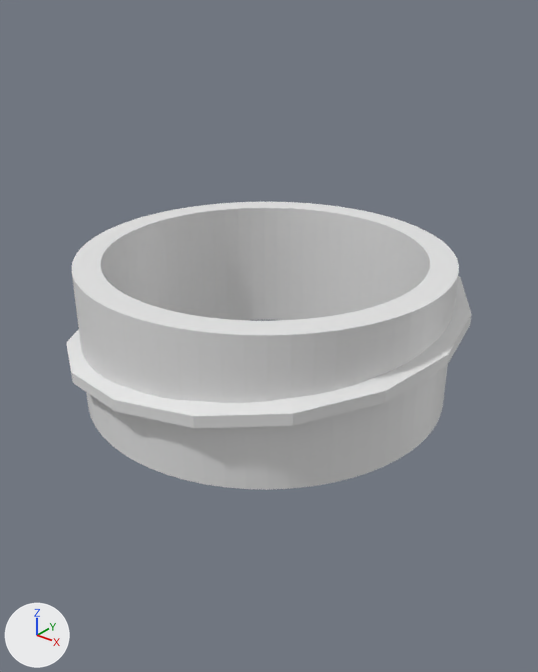
Before and after pictures for a commit that changed the Blender file sodastream_adapter/sodastream.blend.
Both versions are drawn from a 50 mm lens placed at (41.3, -51.1, 30.8), pointed at (0.5, -0.1, -0.8). Arrows for +X, +Y and +Z are at lower left; the lights stay in place.

The older version as bpy lines, for what is in view:
```python
me_cylinder = bpy.data.meshes.new('Cylinder')
me_cylinder.from_pydata(...)  # a 64-sided cylinder along z spanning x -1.0..1.0, y -1.0..1.0, z -1.0..1.0
me_cylinder_001 = bpy.data.meshes.new('Cylinder.001')
me_cylinder_001.from_pydata(...)  # a 64-sided cylinder along z spanning x -1.0..1.0, y -1.0..1.0, z -1.0..1.0
me_plane = bpy.data.meshes.new('Plane')
me_plane.from_pydata([(0.0, 17.43, 0.0), (1.0, 17.43, 0.0), (0.0, 19.03, 0.0), (1.0, 19.03, 0.0), (-0.5, 17.43, 0.0), (-0.06, 19.03, 0.0)], [], [(0, 1, 3, 2), (0, 2, 5, 4)])
ob_id = bpy.data.objects.new('id', me_cylinder_001)
ob_id.location = (0.0, 0.0, 0.0)
ob_id.scale = (15.0, 15.0, 25.7)
ob_id.hide_viewport = True
ob_od = bpy.data.objects.new('od', me_cylinder)
ob_od.location = (0.0, 0.0, 0.7)
ob_od.scale = (17.5, 17.5, 6.81)
_m = ob_od.modifiers.new('Boolean', 'BOOLEAN')
_m.object = ob_id
_m.solver = 'FLOAT'
ob_plane = bpy.data.objects.new('Plane', me_plane)
ob_plane.location = (0.0, 0.0, 5.5)
ob_plane.rotation_euler = (0.0, 1.571, 0.0)  # degrees (0, 90, 0)
_m = ob_plane.modifiers.new('Screw', 'SCREW')
_m.steps = 137
_m.axis = 'X'
_m.screw_offset = 10.0
_m.merge_threshold = 0.0
```
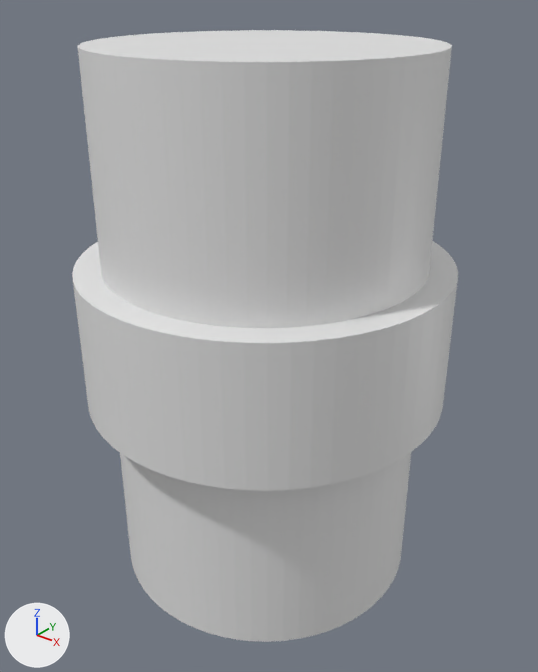
Boxes [x1, y1, x2, y2] around the edits, measured in the pictures (538 x 672 px):
'id', shown: after [78, 30, 452, 642]
'od', reshaped, moved, rescaled: before [72, 202, 459, 490]; after [72, 241, 458, 491]
'Plane', deleted: before [66, 276, 472, 428]

Patch to the scene script:
```diff
--- a/sodastream_adapter/sodastream.blend.py
+++ b/sodastream_adapter/sodastream.blend.py
@@ ob_plane @@
-ob_plane = bpy.data.objects.new('Plane', me_plane)
-ob_plane.location = (0.0, 0.0, 5.5)
-ob_plane.rotation_euler = (0.0, 1.571, 0.0)  # degrees (0, 90, 0)
-_m = ob_plane.modifiers.new('Screw', 'SCREW')
-_m.steps = 137
-_m.axis = 'X'
-_m.screw_offset = 10.0
-_m.merge_threshold = 0.0
@@ ob_id @@
 ob_id.scale = (15.0, 15.0, 25.7)
-ob_id.hide_viewport = True
@@ ob_od @@
 ob_od = bpy.data.objects.new('od', me_cylinder)
-ob_od.location = (0.0, 0.0, 0.7)
-ob_od.scale = (17.5, 17.5, 6.81)
+ob_od.location = (0.0, 0.0, 0.3)
+ob_od.scale = (17.5, 17.5, 6.56)
 _m = ob_od.modifiers.new('Boolean', 'BOOLEAN')
```
